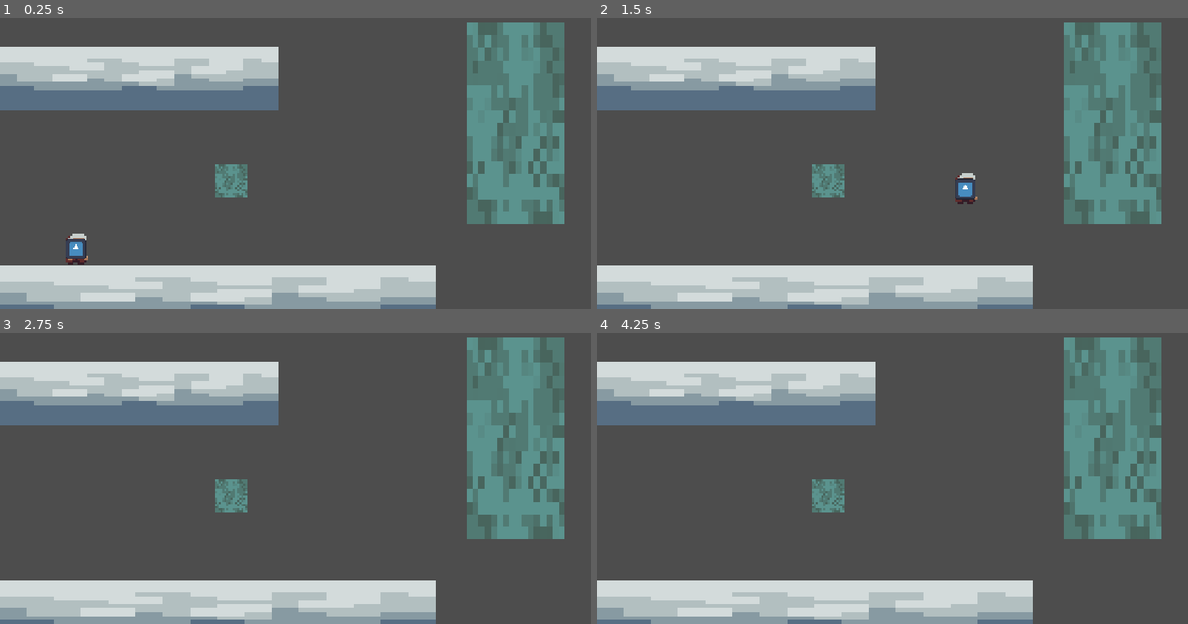
Above: before the commit, frames 1-4 (two rows, left to right).
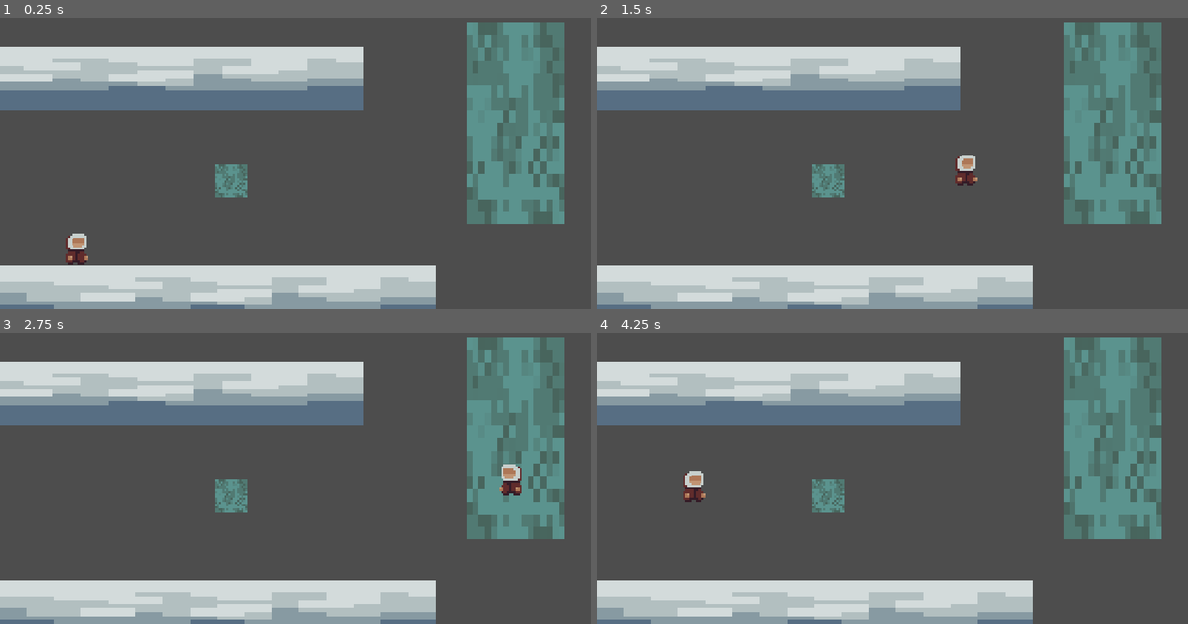
Above: after the commit, the same moments.

Repository: K1ktor/PlatformuwaAlePizdzi
Game: Godot game, scene res://Levels/level1.tscn
The game is run twice, just before and just after one commit, with the same random seed, the same clock (stepped at 60 frames per second) and the same inputs. The engine's default icon, where the game draws it, is replaced by a stand-in: a white triangle on a blue panel in a dark square.
Inputs:
- Up to frame 1 (0.25 s): no input
- Up to frame 2 (1.5 s): tap Enter at 0.5 s; hold Space (jump, bound only after the commit) 0.53-1.28 s; hold D (moveRight) from 0.53 s (still down); tap W (jump, bound only before the commit) at 0.8, 1.35 s
- Up to frame 3 (2.75 s): tap Space (jump, bound only after the commit) at 1.52, 1.55, 1.82 s; release D (moveRight) at 2.03 s; hold A (moveLeft) from 2.03 s (still down); hold Space (jump, bound only after the commit) from 2.03 s (still down); tap W (jump, bound only before the commit) at 2.3 s
- Up to frame 4 (4.25 s): release A (moveLeft) at 2.78 s; release Space (jump, bound only after the commit) at 2.78 s; hold D (moveRight) from 2.78 s (still down); tap W (jump, bound only before the commit) at 2.85, 3.8 s; tap Space (jump, bound only after the commit) at 3.02, 3.05, 3.32 s; hold Space (jump, bound only after the commit) from 3.53 s (still down); tap R (reset, bound only after the commit) at 4.15 s

The runs differ from the first frame. In frame 1, 5.5% of the frame differs, in the area x 0-62%, y 9-83%; in frame 2, 5.7%, in the area x 0-65%, y 9-64%; in frame 3, 5.6%; in frame 4, 5.6%.

Commit message:
quick update

Diff:
--- a/Frost Platform Game/Levels/level1.tscn
+++ b/Frost Platform Game/Levels/level1.tscn
@@ -39,7 +39,7 @@
 
 [node name="Floor3" type="Node2D" parent="." unique_id=1082198151]
 position = Vector2(278, 200)
-scale = Vector2(0.64, 1)
+scale = Vector2(1.04, 1)
 
 [node name="Floor" type="StaticBody2D" parent="Floor3" unique_id=1942666777]
 position = Vector2(-6.565, 0)
--- a/Frost Platform Game/Player.gd
+++ b/Frost Platform Game/Player.gd
@@ -34,9 +34,13 @@
 	)
 	var _vertical_direction = (
 		Input.get_action_strength("moveDown")
-		- Input.get_action_strength("jump")
+		- Input.get_action_strength("moveUp")
 	)
 	var moveDir = Vector2(_horizontal_direction, _vertical_direction)
+	if (Input.is_action_just_pressed("jump")):
+		is_jumping = true
+		velocity.y = -jump_strength
+		is_climbing = false
 	if (IsClimbColliderInsideArea(moveDir)):
 		transform.origin += moveDir
 	pass
--- a/Frost Platform Game/Player.tscn
+++ b/Frost Platform Game/Player.tscn
@@ -2,7 +2,6 @@
 
 [ext_resource type="Script" uid="uid://cer072liwea61" path="res://Player.gd" id="2_epypp"]
 [ext_resource type="Texture2D" uid="uid://cvery5gwwdl88" path="res://Assets/Player.png" id="2_kpjcp"]
-[ext_resource type="Texture2D" uid="uid://1d7eexj3bkmg" path="res://icon.svg" id="3_kne1u"]
 
 [sub_resource type="RectangleShape2D" id="RectangleShape2D_8xo7f"]
 size = Vector2(64, 64)
@@ -26,7 +25,3 @@
 scale = Vector2(2, 2)
 shape = SubResource("RectangleShape2D_p1of7")
 disabled = true
-
-[node name="Sprite2D" type="Sprite2D" parent="Climb_wall_collider" unique_id=662631571]
-scale = Vector2(0.156, 0.156)
-texture = ExtResource("3_kne1u")
--- a/Frost Platform Game/game_manager.gd
+++ b/Frost Platform Game/game_manager.gd
@@ -8,6 +8,8 @@
 func _input(event: InputEvent) -> void:
 	if (event.is_action_pressed("esc_key")):
 		get_tree().quit()
+	if Input.is_action_just_pressed("reset"):
+		get_tree().reload_current_scene()
 # Called every frame. 'delta' is the elapsed time since the previous frame.
 func _process(delta: float) -> void:
 	pass
--- a/Frost Platform Game/project.godot
+++ b/Frost Platform Game/project.godot
@@ -34,7 +34,7 @@
 , Object(InputEventKey,"resource_local_to_scene":false,"resource_name":"","device":-1,"window_id":0,"alt_pressed":false …(186 unchanged characters)…
 ]
 }
-jump={
+moveUp={
 "deadzone": 0.2,
 "events": [Object(InputEventKey,"resource_local_to_scene":false,"resource_name":"","device":-1,"window_id":0,"alt_press …(192 unchanged characters)…
 , Object(InputEventKey,"resource_local_to_scene":false,"resource_name":"","device":-1,"window_id":0,"alt_pressed":false …(186 unchanged characters)…
@@ -51,6 +51,16 @@
 , Object(InputEventKey,"resource_local_to_scene":false,"resource_name":"","device":-1,"window_id":0,"alt_pressed":false …(186 unchanged characters)…
 ]
 }
+jump={
+"deadzone": 0.2,
+"events": [Object(InputEventKey,"resource_local_to_scene":false,"resource_name":"","device":-1,"window_id":0,"alt_pressed":false,"shift_pressed":false,"ctrl_pressed":false,"meta_pressed":false,"pressed":false,"keycode":0,"physical_keycode":32,"key_label":0,"unicode":32,"location":0,"echo":false,"script":null)
+]
+}
+reset={
+"deadzone": 0.2,
+"events": [Object(InputEventKey,"resource_local_to_scene":false,"resource_name":"","device":-1,"window_id":0,"alt_pressed":false,"shift_pressed":false,"ctrl_pressed":false,"meta_pressed":false,"pressed":false,"keycode":0,"physical_keycode":82,"key_label":0,"unicode":114,"location":0,"echo":false,"script":null)
+]
+}
 
 [physics]
 
